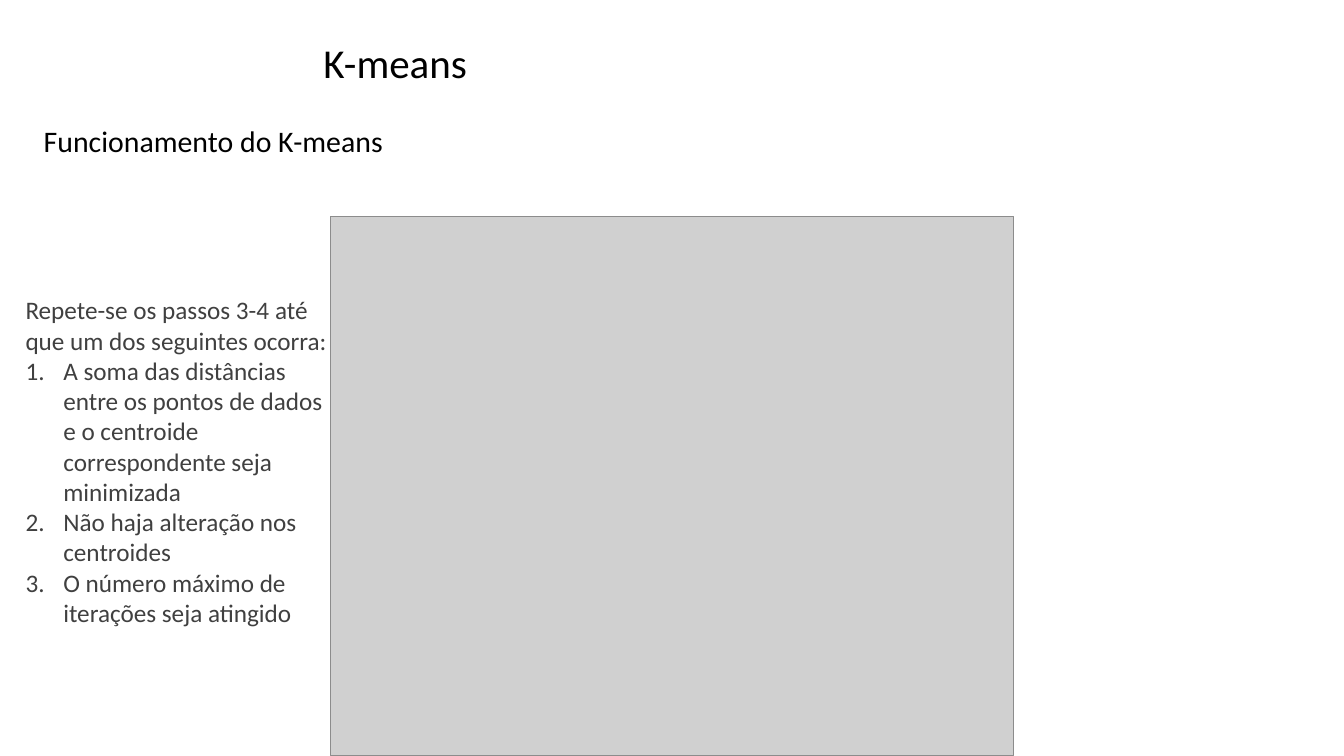
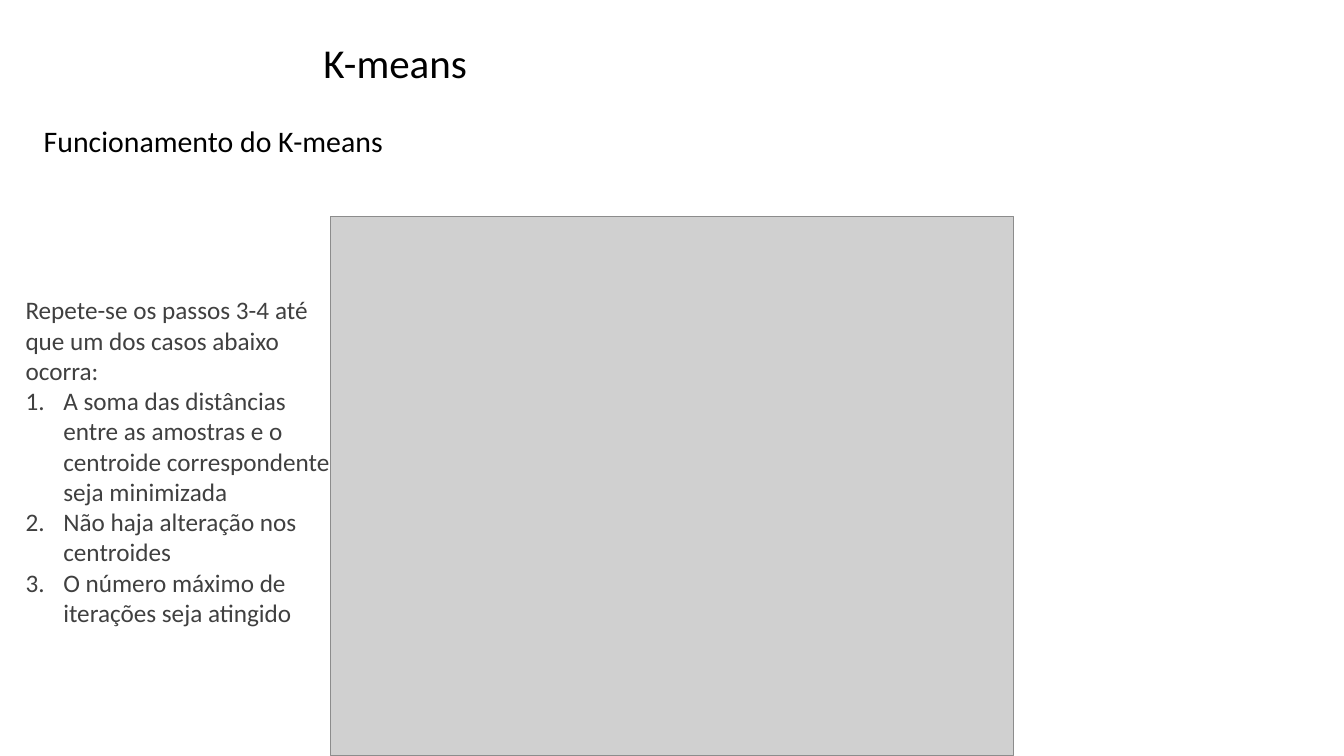
Before and after one commit to zz4fap/tp557-iot-ml, a slide deck: slide 13 of slides/TP557_16_detecção_de_anomalias.pptx. Drawn at 1344x756 pixels with LibreOffice and Linux fonts; fonts in the diff are those of the drawing; grey boxes stand for pictures; background and template pictures are left out. Boxes give left, top, right and bottom in pixels: in the first picture for what was removed or moved away, otherwise in the second. Text is boxed around its words. In the diff, an @@ line names an element or a change of style, - is before the commit and + after.

```diff
--- a/slides/TP557_16_detecção_de_anomalias.pptx
+++ b/slides/TP557_16_detecção_de_anomalias.pptx
@@ text at box(26, 301, 329, 506): text changed @@
-Repete-se os passos 3-4 até que um dos seguintes ocorra:
-1. A soma das distâncias entre os pontos de dados e o centroide correspondente seja minimizada
+Repete-se os passos 3-4 até que um dos casos abaixo ocorra:
+1. A soma das distâncias entre as amostras e o centroide correspondente seja minimizada
```
Also in this commit, not shown: 9 other slides changed, 1 other file.
